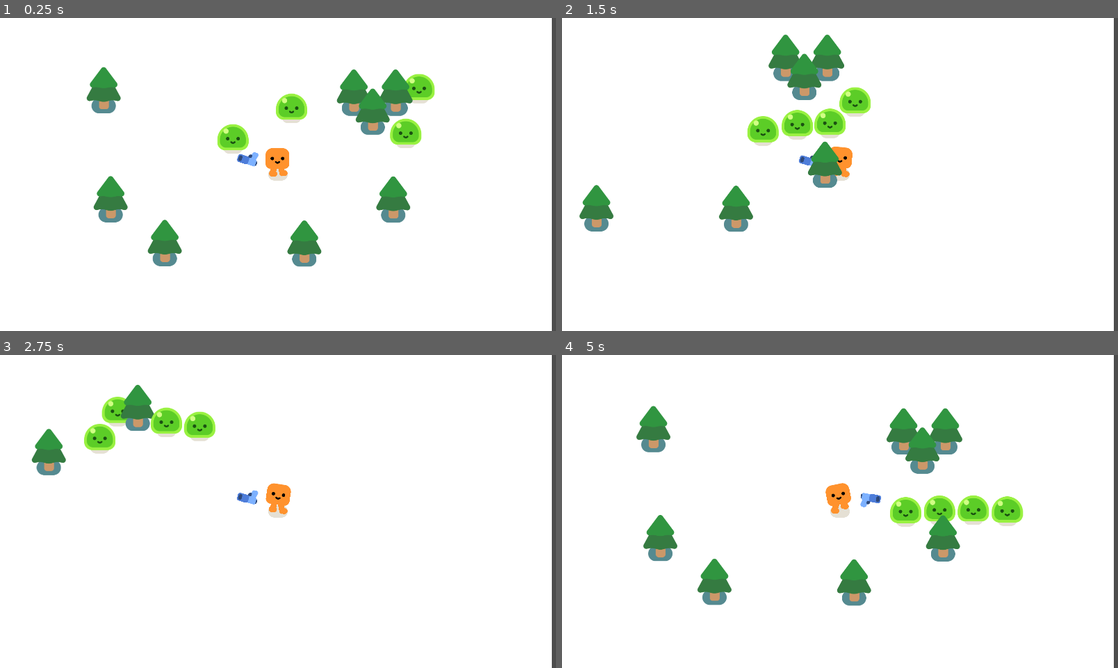
Above: before the commit, frames 1-4 (two rows, left to right).
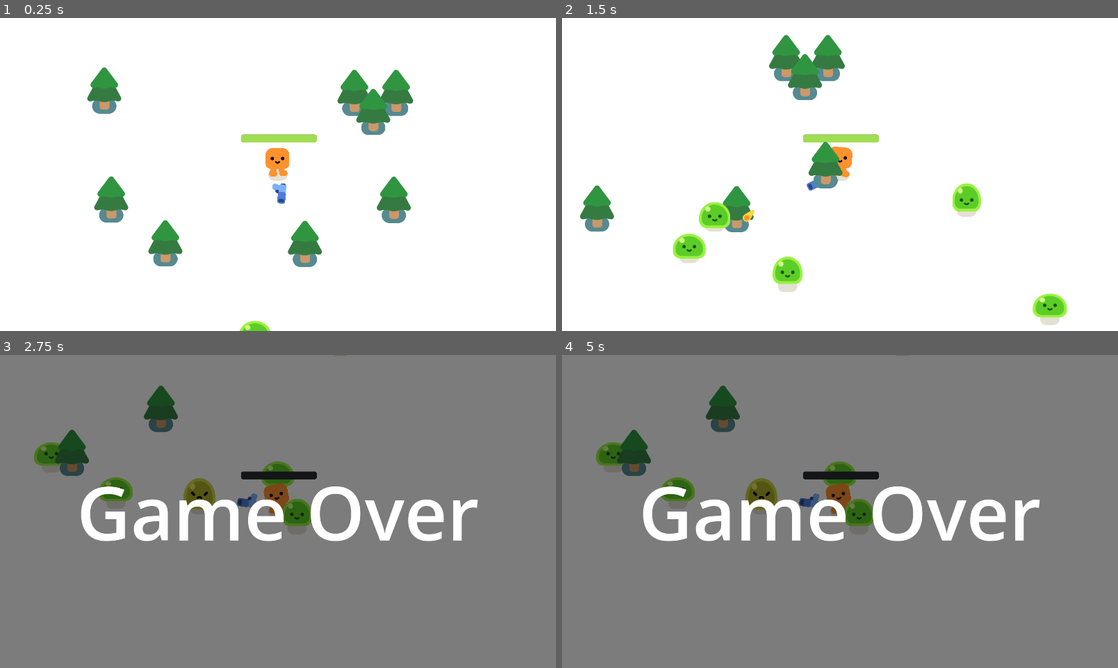
Above: after the commit, the same moments.

Repository: sdepouw/GodotSandbox
Game: Godot game, scene res://survivors_game.tscn
Same seed, same stepped clock (60 frames per second), same inputs: the game is played once before the commit and once after it.
Inputs:
- Up to frame 1 (0.25 s): no input
- Up to frame 2 (1.5 s): hold D (move_right) 0.53-1.28 s; hold S (move_down) from 1.28 s (still down)
- Up to frame 3 (2.75 s): release S (move_down) at 2.03 s; hold D (move_right) from 2.03 s (still down)
- Up to frame 4 (5 s): release D (move_right) at 2.78 s; hold W (move_up) 2.78-3.53 s; hold A (move_left) from 3.53 s (still down)

The runs differ from the first frame. In frame 1, 3.7% of the frame differs, in the area x 15-100%, y 0-100%; in frame 2, 5.6%; in frame 3, 96%; in frame 4, 97%, in the area x 0-100%, y 0-100%.

Commit message:
Completed tutorial

Diff:
--- /dev/null
+++ b/First 2D Game From Zero/Game/bullet.gd
@@ -0,0 +1,19 @@
+extends Area2D
+
+@export var speed: int = 1000
+@export var bullet_range: int = 1200
+
+var travelled_distance = 0
+
+func _physics_process(delta: float) -> void:
+  var direction: Vector2 = Vector2.RIGHT.rotated(rotation)
+  var distance: float = speed * delta
+  position += direction * distance
+  travelled_distance += distance
+  if travelled_distance > bullet_range:
+    queue_free()
+
+func _on_body_entered(body: Node2D) -> void:
+  queue_free()
+  if body.has_method("take_damage"): # Duck typing!
+    body.take_damage()
--- a/First 2D Game From Zero/Game/bullet.tscn
+++ b/First 2D Game From Zero/Game/bullet.tscn
@@ -1,11 +1,16 @@
-[gd_scene load_steps=3 format=3 uid="uid://coch7daxpo3pu"]
+[gd_scene load_steps=4 format=3 uid="uid://coch7daxpo3pu"]
 
 [ext_resource type="Texture2D" uid="uid://dftkbqwsfd68r" path="res://pistol/projectile.png" id="1_v7oki"]
+[ext_resource type="Script" uid="uid://cxc4a0tdl6jat" path="res://bullet.gd" id="1_v8qja"]
 
 [sub_resource type="CircleShape2D" id="CircleShape2D_v8qja"]
 radius = 18.0
 
 [node name="Bullet" type="Area2D"]
+top_level = true
+collision_layer = 0
+collision_mask = 3
+script = ExtResource("1_v8qja")
 
 [node name="Projectile" type="Sprite2D" parent="."]
 position = Vector2(-11, 0)
@@ -13,3 +18,5 @@
 
 [node name="CollisionShape2D" type="CollisionShape2D" parent="."]
 shape = SubResource("CircleShape2D_v8qja")
+
+[connection signal="body_entered" from="." to="." method="_on_body_entered"]
--- a/First 2D Game From Zero/Game/gun.gd
+++ b/First 2D Game From Zero/Game/gun.gd
@@ -1,7 +1,18 @@
 extends Area2D
+
+const BULLET: PackedScene = preload("res://bullet.tscn")
+
+@onready var _shooting_point: Marker2D = %ShootingPoint
 
 func _physics_process(_delta: float) -> void:
   var enemies_in_range: Array[Node2D] = get_overlapping_bodies()
   if enemies_in_range.size() > 0:
     var target_enemy: CharacterBody2D = enemies_in_range.front()
     look_at(target_enemy.global_position)
+
+func shoot() -> void:
+  var new_bullet: Area2D = BULLET.instantiate()
+  # Can "make unique" in Scene tree, and in this script can use %
+  new_bullet.global_position = _shooting_point.global_position
+  new_bullet.global_rotation = _shooting_point.global_rotation
+  _shooting_point.add_child(new_bullet)
--- a/First 2D Game From Zero/Game/gun.tscn
+++ b/First 2D Game From Zero/Game/gun.tscn
@@ -21,4 +21,11 @@
 texture = ExtResource("1_vk1bi")
 
 [node name="ShootingPoint" type="Marker2D" parent="WeaponPivot/Pistol"]
+unique_name_in_owner = true
 position = Vector2(25, -11)
+
+[node name="Timer" type="Timer" parent="."]
+wait_time = 0.3
+autostart = true
+
+[connection signal="timeout" from="Timer" to="." method="shoot"]
--- a/First 2D Game From Zero/Game/mob.gd
+++ b/First 2D Game From Zero/Game/mob.gd
@@ -1,8 +1,25 @@
 extends CharacterBody2D
 
-@onready var player: CharacterBody2D = $/root/Game/Player
+const SMOKE_SCENE: PackedScene = preload("res://smoke_explosion/smoke_explosion.tscn")
+
+@export var health: int = 3
+
+@onready var _player: CharacterBody2D = $/root/Game/Player
+@onready var _slime: Node2D = $Slime
+
+func _ready() -> void:
+  _slime.play_walk()
 
 func _physics_process(_delta: float) -> void:
-  var direction: Vector2 = global_position.direction_to(player.global_position)
+  var direction: Vector2 = global_position.direction_to(_player.global_position)
   velocity = direction * 300
   move_and_slide()
+
+func take_damage() -> void:
+  _slime.play_hurt()
+  health -= 1
+  if health <= 0:
+    queue_free()
+    var smoke = SMOKE_SCENE.instantiate()
+    smoke.global_position = global_position
+    get_parent().add_child(smoke)
--- a/First 2D Game From Zero/Game/player.gd
+++ b/First 2D Game From Zero/Game/player.gd
@@ -1,8 +1,25 @@
 extends CharacterBody2D
 
+signal health_depleted
+
+## Current health of the Player
+@export var health: float = 150.0:
+  set(value):
+    health = value
+    _health_bar.value = value
+## How much damage enemies do when they collide with the Player
+@export var damage_rate: float = 5.0
+
 @onready var _happy_boo: Node2D = $HappyBoo
+@onready var _hurt_box: Area2D = %HurtBox
+@onready var _health_bar: ProgressBar = $HealthBar
 
-func _physics_process(_delta: float) -> void:
+func _ready() -> void:
+  _health_bar.max_value = health
+  _health_bar.value = health
+
+# Delta is applied automatically by move_and_slide()
+func _physics_process(delta: float) -> void:
   var direction: Vector2 = Input.get_vector("move_left", "move_right", "move_up", "move_down")
   velocity = direction * 600
   move_and_slide()
@@ -10,3 +27,9 @@
     _happy_boo.play_idle_animation()
   else:
     _happy_boo.play_walk_animation()
+
+  var overlapping_mobs = _hurt_box.get_overlapping_bodies()
+  if overlapping_mobs.size() > 0:
+    health -= damage_rate * overlapping_mobs.size() * delta
+    if health <= 0.0:
+      health_depleted.emit()
--- a/First 2D Game From Zero/Game/player.tscn
+++ b/First 2D Game From Zero/Game/player.tscn
@@ -6,6 +6,23 @@
 
 [sub_resource type="CircleShape2D" id="CircleShape2D_onrkg"]
 radius = 40.05
+
+[sub_resource type="CircleShape2D" id="CircleShape2D_i3pqv"]
+radius = 46.0109
+
+[sub_resource type="StyleBoxFlat" id="StyleBoxFlat_i3pqv"]
+bg_color = Color(0.152941, 0.168627, 0.188235, 1)
+corner_radius_top_left = 8
+corner_radius_top_right = 8
+corner_radius_bottom_right = 8
+corner_radius_bottom_left = 8
+
+[sub_resource type="StyleBoxFlat" id="StyleBoxFlat_hqtel"]
+bg_color = Color(0.623529, 0.866667, 0.317647, 1)
+corner_radius_top_left = 8
+corner_radius_top_right = 8
+corner_radius_bottom_right = 8
+corner_radius_bottom_left = 8
 
 [node name="Player" type="CharacterBody2D"]
 script = ExtResource("1_onrkg")
@@ -20,3 +37,22 @@
 
 [node name="Gun" parent="." instance=ExtResource("3_i3pqv")]
 position = Vector2(0, -40)
+
+[node name="HurtBox" type="Area2D" parent="."]
+unique_name_in_owner = true
+collision_layer = 0
+collision_mask = 2
+
+[node name="CollisionShape2D" type="CollisionShape2D" parent="HurtBox"]
+position = Vector2(-1, -24)
+shape = SubResource("CircleShape2D_i3pqv")
+debug_color = Color(0.886189, 0.274595, 0.478668, 0.42)
+
+[node name="HealthBar" type="ProgressBar" parent="."]
+offset_left = -128.0
+offset_top = -138.0
+offset_right = 134.0
+offset_bottom = -111.0
+theme_override_styles/background = SubResource("StyleBoxFlat_i3pqv")
+theme_override_styles/fill = SubResource("StyleBoxFlat_hqtel")
+show_percentage = false
--- a/First 2D Game From Zero/Game/smoke_explosion/smoke_explosion.gd
+++ b/First 2D Game From Zero/Game/smoke_explosion/smoke_explosion.gd
@@ -1,8 +1,7 @@
 extends Node2D
 
-
 func _ready():
-	%Smoke.material.set_shader_parameter("texture_offset", Vector2(randfn(0.0, 1.0), randfn(0.0, 1.0)))
-	%AnimationPlayer.play("explosion")
-	await %AnimationPlayer.animation_finished
-	queue_free()
+  %Smoke.material.set_shader_parameter("texture_offset", Vector2(randfn(0.0, 1.0), randfn(0.0, 1.0)))
+  %AnimationPlayer.play("explosion")
+  await %AnimationPlayer.animation_finished
+  queue_free()
--- a/First 2D Game From Zero/Game/smoke_explosion/smoke_explosion.tscn
+++ b/First 2D Game From Zero/Game/smoke_explosion/smoke_explosion.tscn
@@ -111,7 +111,7 @@
 "times": PackedFloat32Array(0.1, 0.6),
 "transitions": PackedFloat32Array(1, 1),
 "update": 0,
-"values": [1.0, 0.0]
+"values": [Color(0, 0, 0, 1), Color(0, 0, 0, 1)]
 }
 
 [sub_resource type="AnimationLibrary" id="AnimationLibrary_8msef"]
@@ -144,7 +144,7 @@
 
 [node name="AnimationPlayer" type="AnimationPlayer" parent="."]
 unique_name_in_owner = true
+libraries = {
+&"": SubResource("AnimationLibrary_8msef")
+}
 autoplay = "RESET"
-libraries = {
-"": SubResource("AnimationLibrary_8msef")
-}
--- /dev/null
+++ b/First 2D Game From Zero/Game/survivors_game.gd
@@ -0,0 +1,20 @@
+extends Node2D
+
+const MOB = preload("res://mob.tscn")
+
+@onready var _path_follow: PathFollow2D = %PathFollow2D
+@onready var _game_over: CanvasLayer = $GameOver
+
+func _ready():
+  spawn_mob()
+
+func spawn_mob():
+  var mob = MOB.instantiate()
+  _path_follow.progress_ratio = randf()
+  mob.global_position = _path_follow.global_position
+  add_child(mob)
+
+
+func _on_player_health_depleted() -> void:
+  _game_over.show()
+  get_tree().paused = true
--- a/First 2D Game From Zero/Game/survivors_game.tscn
+++ b/First 2D Game From Zero/Game/survivors_game.tscn
@@ -1,34 +1,41 @@
-[gd_scene load_steps=4 format=3 uid="uid://dgwgdq1mjkorc"]
+[gd_scene load_steps=5 format=3 uid="uid://dgwgdq1mjkorc"]
 
 [ext_resource type="PackedScene" uid="uid://dj4vc7lqlb52b" path="res://player.tscn" id="1_3cish"]
+[ext_resource type="Script" uid="uid://b1tkcnrau0saa" path="res://survivors_game.gd" id="1_qqaft"]
 [ext_resource type="PackedScene" uid="uid://bqfync2dhsbv8" path="res://tree.tscn" id="2_y3pti"]
-[ext_resource type="PackedScene" uid="uid://cv11u2r2rc0jg" path="res://mob.tscn" id="3_l26od"]
+
+[sub_resource type="Curve2D" id="Curve2D_l26od"]
+_data = {
+"points": PackedVector2Array(0, 0, 0, 0, -83, -55, 0, 0, 0, 0, 2056, -63, 0, 0, 0, 0, 2054, 1211, 0, 0, 0, 0, -87, 1217, 0, 0, 0, 0, -83, -55)
+}
+point_count = 5
 
 [node name="Game" type="Node2D"]
 y_sort_enabled = true
+script = ExtResource("1_qqaft")
 
 [node name="CanvasLayer" type="CanvasLayer" parent="."]
 layer = -1
 
 [node name="ColorRect" type="ColorRect" parent="CanvasLayer"]
-offset_left = -14.0
-offset_right = 1906.0
-offset_bottom = 1080.0
+anchors_preset = 15
+anchor_right = 1.0
+anchor_bottom = 1.0
+grow_horizontal = 2
+grow_vertical = 2
 
 [node name="Player" parent="." instance=ExtResource("1_3cish")]
-position = Vector2(962, 541)
+position = Vector2(960, 540)
+damage_rate = 500.0
 
-[node name="Mob" parent="." instance=ExtResource("3_l26od")]
-position = Vector2(742, 410)
+[node name="Path2D" type="Path2D" parent="Player"]
+position = Vector2(-962, -541)
+curve = SubResource("Curve2D_l26od")
 
-[node name="Mob2" parent="." instance=ExtResource("3_l26od")]
-position = Vector2(1026, 270)
-
-[node name="Mob3" parent="." instance=ExtResource("3_l26od")]
-position = Vector2(1476, 411)
-
-[node name="Mob4" parent="." instance=ExtResource("3_l26od")]
-position = Vector2(1515, 239)
+[node name="PathFollow2D" type="PathFollow2D" parent="Player/Path2D"]
+unique_name_in_owner = true
+position = Vector2(-83, -55)
+rotation = -0.00374005
 
 [node name="Tree" parent="." instance=ExtResource("2_y3pti")]
 position = Vector2(360, 304)
@@ -53,3 +60,37 @@
 
 [node name="Tree8" parent="." instance=ExtResource("2_y3pti")]
 position = Vector2(571, 831)
+
+[node name="MobSpawnTimer" type="Timer" parent="."]
+wait_time = 0.3
+autostart = true
+
+[node name="GameOver" type="CanvasLayer" parent="."]
+visible = false
+
+[node name="ColorRect" type="ColorRect" parent="GameOver"]
+anchors_preset = 15
+anchor_right = 1.0
+anchor_bottom = 1.0
+grow_horizontal = 2
+grow_vertical = 2
+color = Color(0, 0, 0, 0.513726)
+
+[node name="Label" type="Label" parent="GameOver/ColorRect"]
+layout_mode = 1
+anchors_preset = 8
+anchor_left = 0.5
+anchor_top = 0.5
+anchor_right = 0.5
+anchor_bottom = 0.5
+offset_left = -43.5
+offset_top = -11.5
+offset_right = 43.5
+offset_bottom = 11.5
+grow_horizontal = 2
+grow_vertical = 2
+theme_override_font_sizes/font_size = 256
+text = "Game Over"
+
+[connection signal="health_depleted" from="Player" to="." method="_on_player_health_depleted"]
+[connection signal="timeout" from="MobSpawnTimer" to="." method="spawn_mob"]
Not shown, added: First 2D Game From Zero/Game/bullet.gd.uid
Not shown: 1 places in First 2D Game From Zero/Game/player.tscn that only renumber resources
Not shown, added: First 2D Game From Zero/Game/survivors_game.gd.uid
